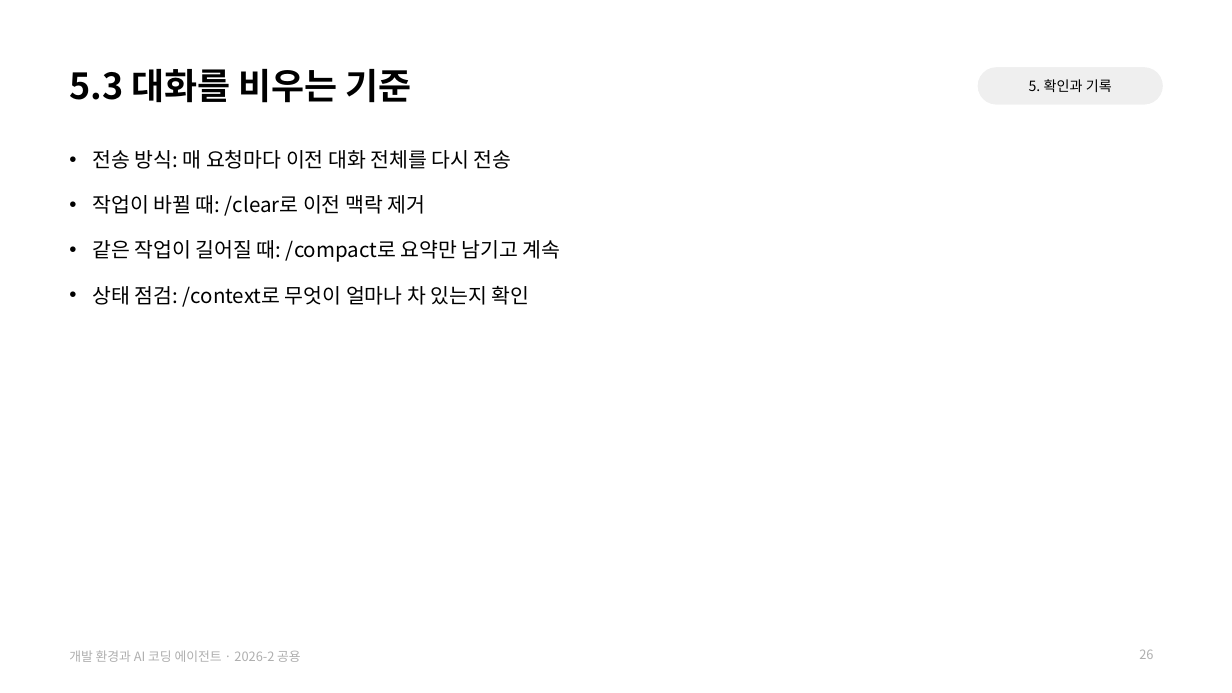
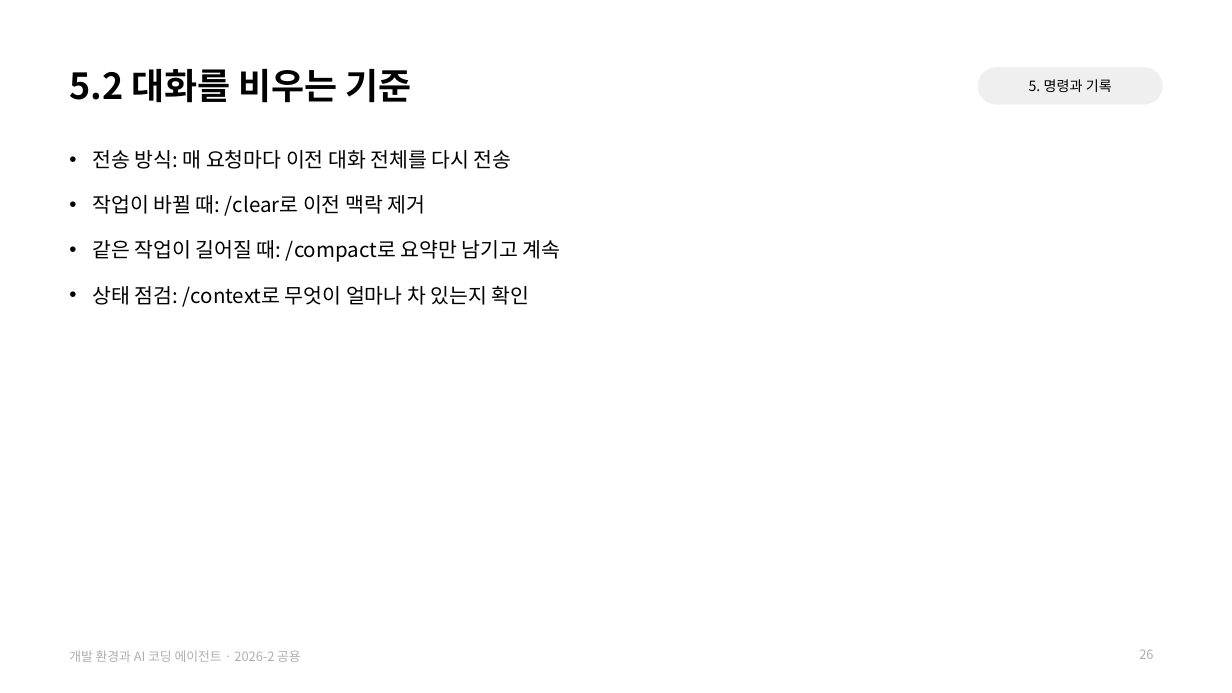
Before and after one commit to jihoyeo/ai-mobility, a slide deck: slide 26 of slides/common/dev_env.pptx. Drawn at 1232x693 pixels with LibreOffice and Linux fonts; fonts in the diff are those of the drawing. Boxes give left, top, right and bottom in pixels: in the first picture for what was removed or moved away, otherwise in the second. Text is boxed around its words. In the diff, an @@ line names an element or a change of style, - is before the commit and + after.

```diff
--- a/slides/common/dev_env.pptx
+++ b/slides/common/dev_env.pptx
@@ title at (69,69,412,103): text changed @@
-5.3 대화를 비우는 기준
+5.2 대화를 비우는 기준
@@ text at (1029,79,1112,92): text changed @@
-5. 확인과 기록
+5. 명령과 기록
```
Also in this commit, not shown: 15 other slides changed, 1 slide added, 1 slide removed, 2 other files.
